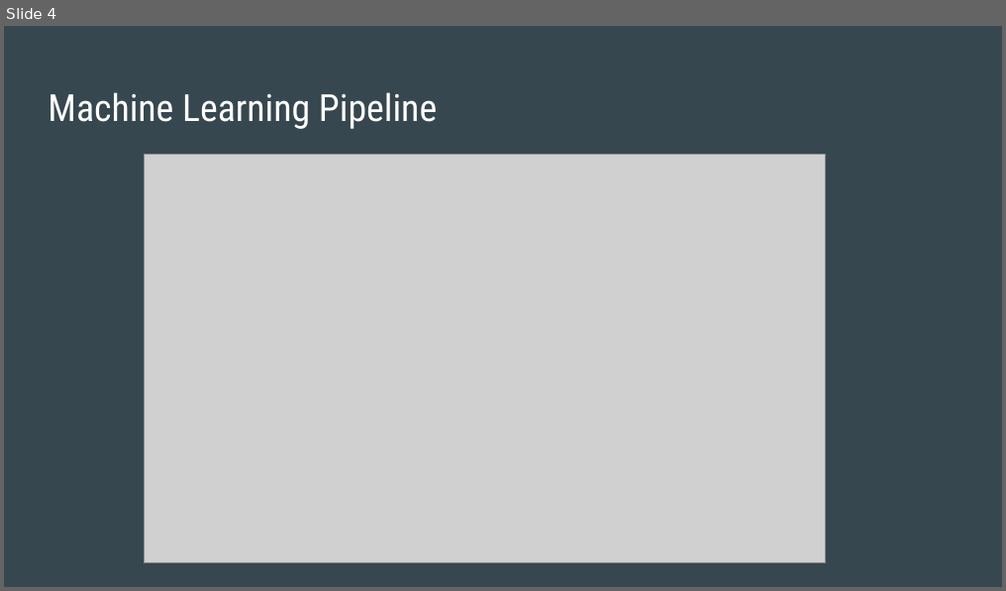
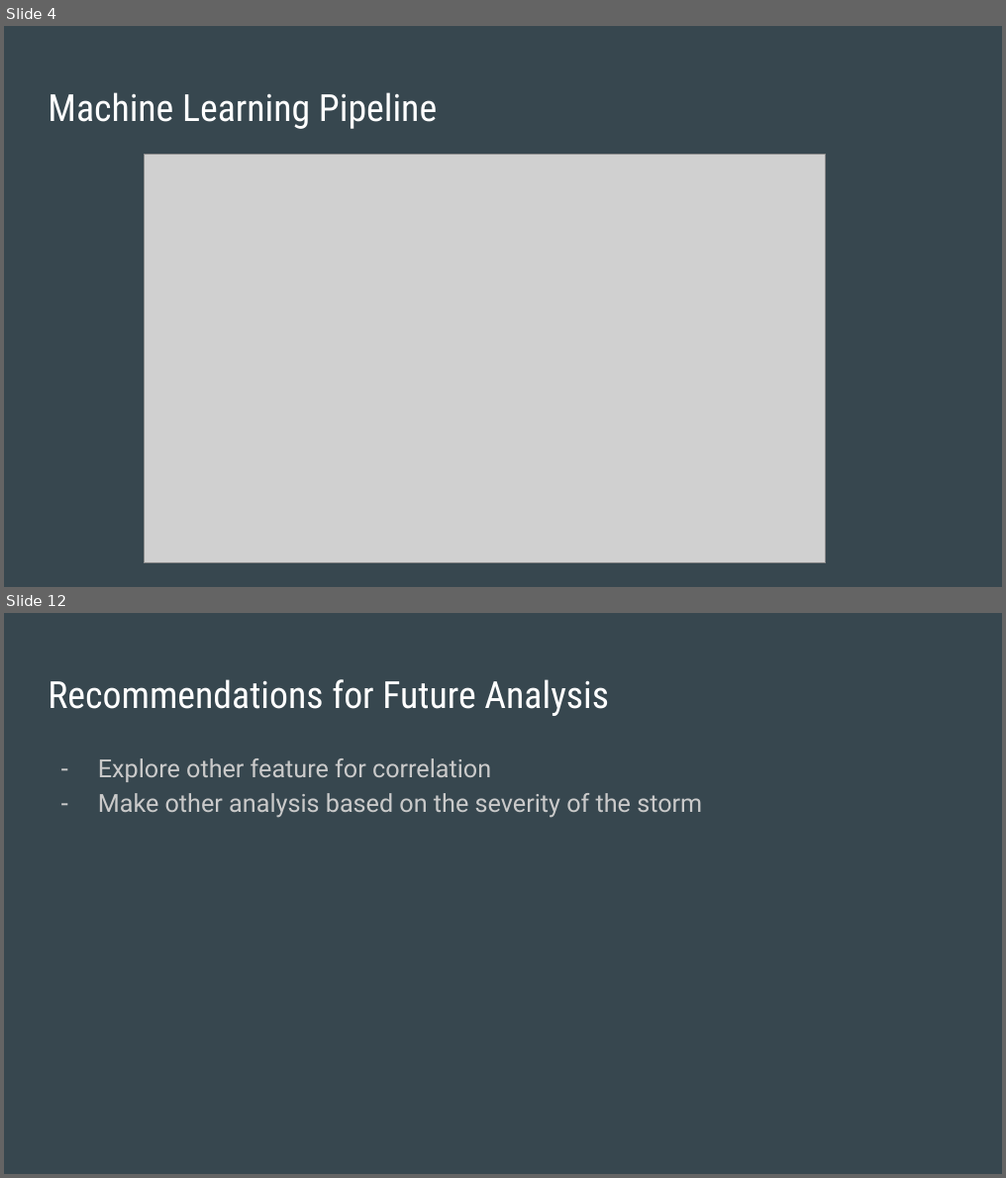
Before and after one commit to daniduce/Final-Project, a slide deck: Weather Patterns.pptx. Shown one above the other, each under a label of ours: slide 4 before the commit, slides 4 and 12 after it; the slides between them are not shown. The pictures are 1006x591 and 1006x1178 pixels, drawn with LibreOffice and Linux fonts; fonts in the diff are those of the drawing; grey boxes stand for pictures. Boxes give left, top, right and bottom in pixels: in the first picture for what was removed or moved away, otherwise in the second. Text is boxed around its words. In the diff, an @@ line names an element or a change of style, - is before the commit and + after.

```diff
--- a/Weather Patterns.pptx
+++ b/Weather Patterns.pptx
@@ slide 12 added at [4,613,1002,1174], background #37474F @@
@@ title added at [48,679,609,716], 27 pt, text #FFFFFF @@
+Recommendations for Future Analysis
@@ text added at [98,759,702,818], 18 pt, text #CACACA @@
+– Explore other feature for correlation
+– Make other analysis based on the severity of the storm
```
Also in this commit, not shown: 2 slides changed, 5 other slides added, 1 slide removed, 1 other file.
